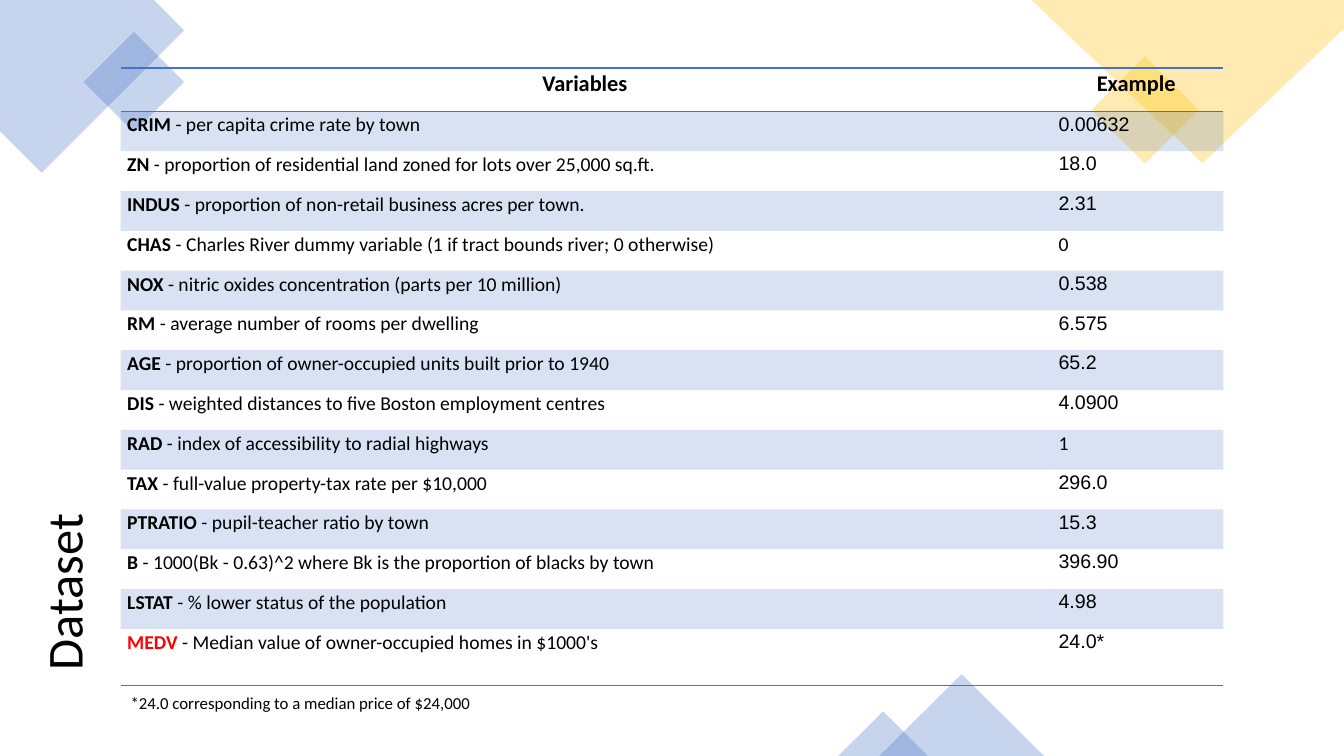
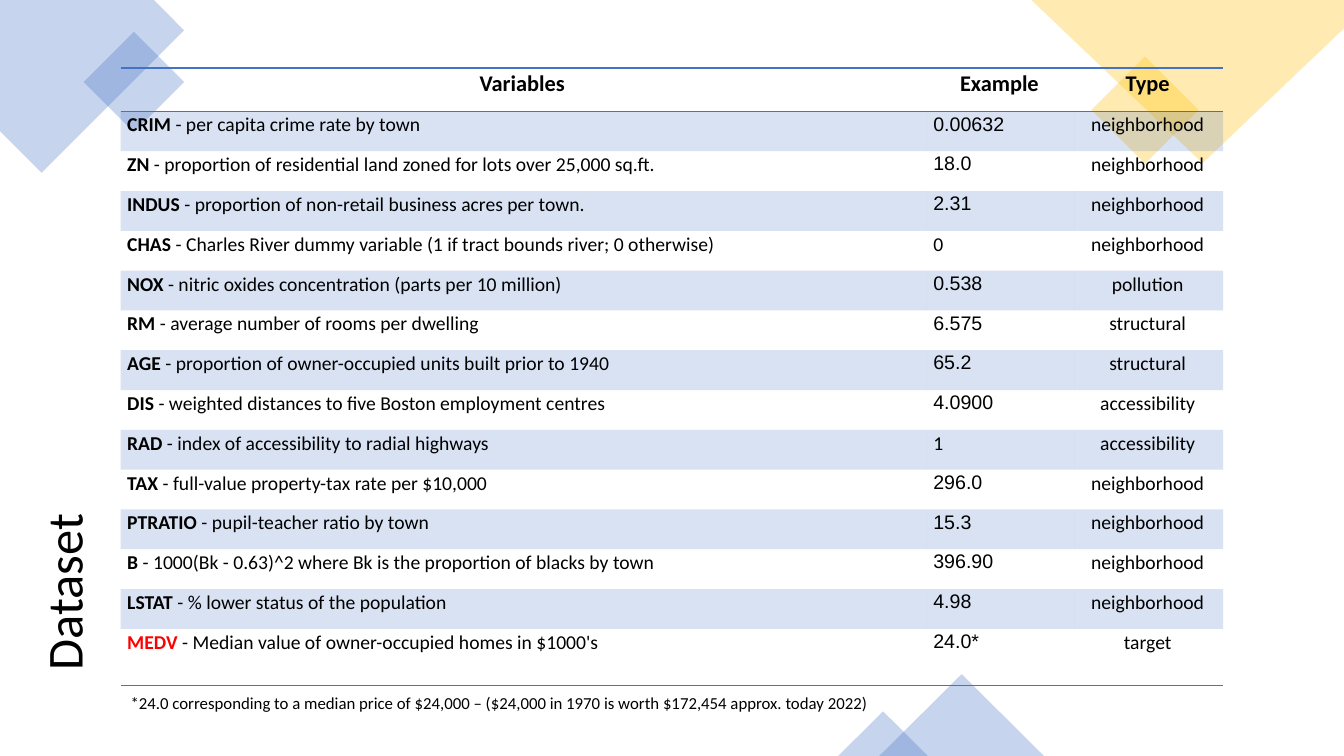
Before and after one commit to Jajc09/data-science, a slide deck: slide 4 of deep-learning/rental-airbnb/boston_ppt.pptx (slide 5 before the commit). Drawn at 1344x756 pixels with LibreOffice and Linux fonts; fonts in the diff are those of the drawing. Boxes give left, top, right and bottom in pixels: in the first picture for what was removed or moved away, otherwise in the second. Text is boxed around its words. In the diff, an @@ line names an element or a change of style, - is before the commit and + after.

Commit message:
Updated PPT

```diff
--- a/deep-learning/rental-airbnb/boston_ppt.pptx
+++ b/deep-learning/rental-airbnb/boston_ppt.pptx
@@ table at [121, 69, 1224, 682] @@
+column 3: Type | neighborhood | neighborhood | neighborhood | neighborhood | pollution | structural | structural | accessibility | accessibility | neighborhood | neighborhood | neighborhood | neighborhood | target
@@ text at [131, 697, 867, 712]: text changed @@
-*24.0 corresponding to a median price of $24,000
+*24.0 corresponding to a median price of $24,000 – ($24,000 in 1970 is worth $172,454 approx. today 2022)
```
Also in this commit, not shown: 7 other slides changed, 6 slides added, 3 slides removed, 4 other files.
